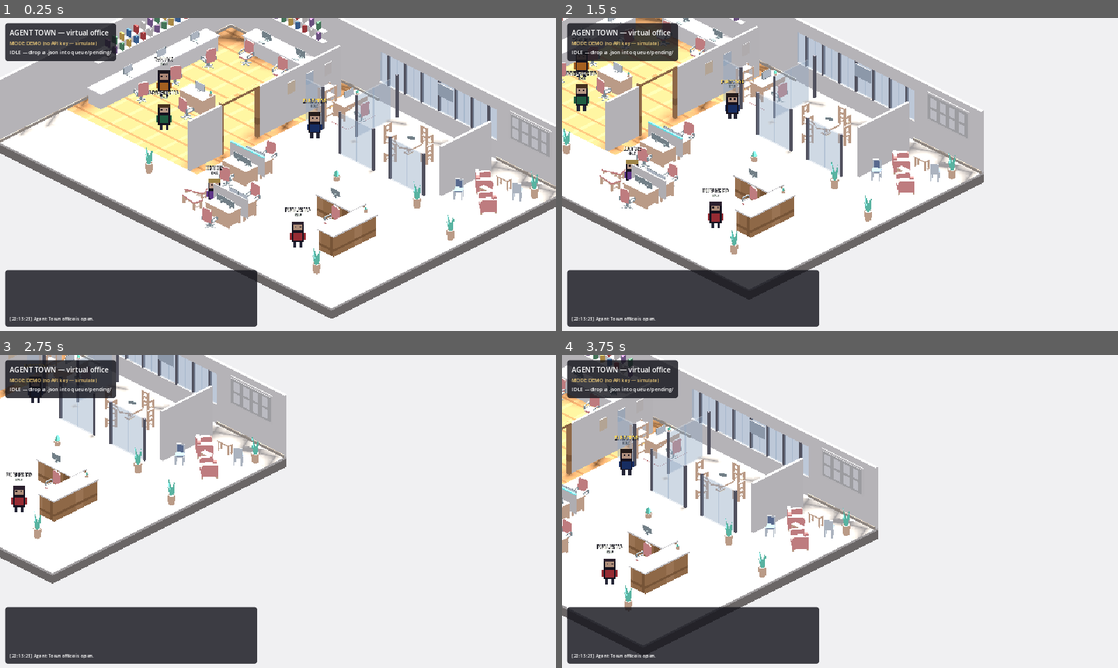
Above: before the commit, frames 1-4 (two rows, left to right).
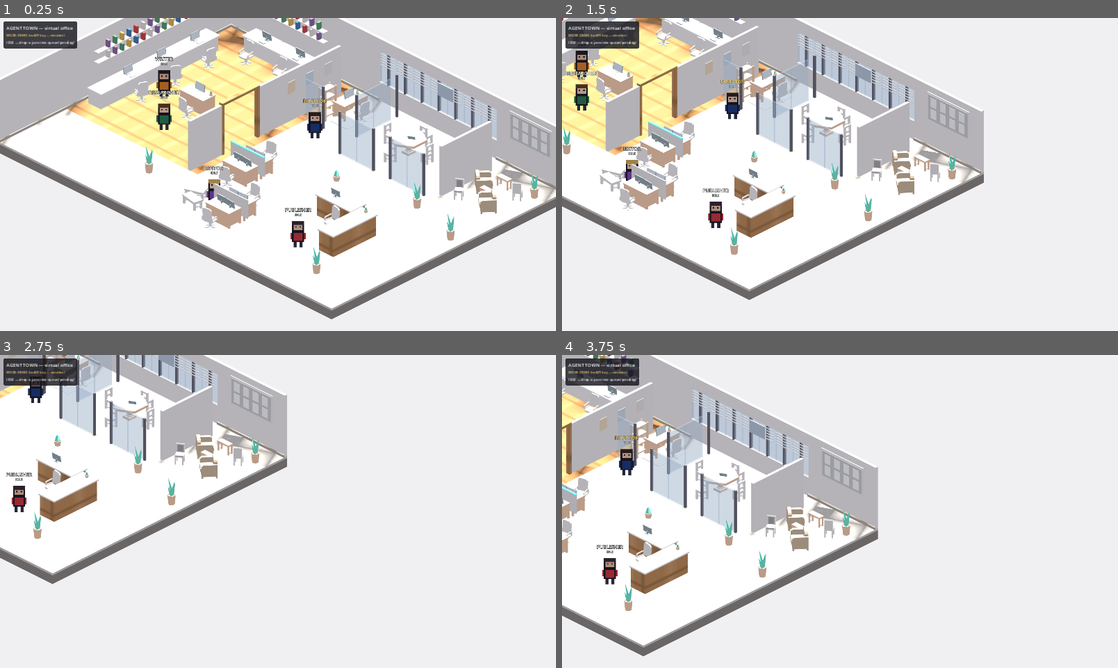
Above: after the commit, the same moments.

Repository: koji048/agent-town
Game: Godot game, scene res://scenes/main.tscn
The game is run twice, just before and just after one commit, with the same random seed, the same clock (stepped at 60 frames per second) and the same inputs.
Inputs (mouse positions are in pixels of both pictures, inside the frame that each line leads up to):
- Up to frame 1 (0.25 s): no input
- Up to frame 2 (1.5 s): tap Enter at 0.5 s; move the mouse to (962, 158) at 0.52 s; hold Right (ui_right) 0.53-1.28 s; click (962, 158) at 0.67 s; move the mouse to (728, 190) at 1.27 s; hold Down (ui_down) from 1.28 s (still down)
- Up to frame 3 (2.75 s): move the mouse to (333, 442) at 2.02 s; release Down (ui_down) at 2.03 s; hold Right (ui_right) from 2.03 s (still down)
- Up to frame 4 (3.75 s): move the mouse to (812, 574) at 2.77 s; release Right (ui_right) at 2.78 s; hold Up (ui_up) 2.78-3.53 s; click (812, 574) at 2.92 s; move the mouse to (1006, 558) at 3.52 s; hold Left (ui_left) from 3.53 s (still down)

The runs differ from the first frame. In frame 1, 16% of the frame differs, in the area x 0-100%, y 0-99%; in frame 2, 15%; in frame 3, 12%; in frame 4, 13%.

Commit message:
Visual quality pass: full HD, no pixel filter, palette recolor
- Native 1920x1080 render, MSAA 4x, smooth texture filtering (16-bit
  downscale removed per request)
- Kenney models auto-repainted to the reference white/oak/beige palette
  (light surfaces -> tint, dark parts -> steel)
- Soft sun shadows (angular distance), stronger SSAO, venetian blinds
  on all windows, meeting table height fixed

Diff:
--- a/project.godot
+++ b/project.godot
@@ -21,11 +21,7 @@
 
 [display]
 
-window/size/viewport_width=1280
-window/size/viewport_height=720
+window/size/viewport_width=1920
+window/size/viewport_height=1080
 window/stretch/mode="canvas_items"
 window/stretch/aspect="expand"
-
-[rendering]
-
-textures/canvas_textures/default_texture_filter=0
--- a/scripts/main.gd
+++ b/scripts/main.gd
@@ -18,12 +18,11 @@
 	# --- low-res 3D viewport (pixelated upscale for the 16-bit look)
 	var container := SubViewportContainer.new()
 	container.stretch = true
-	container.stretch_shrink = 2
+	container.stretch_shrink = 1  # native res — crisp archviz look
 	container.set_anchors_preset(Control.PRESET_FULL_RECT)
 	add_child(container)
 	var vp := SubViewport.new()
-	vp.msaa_3d = Viewport.MSAA_DISABLED
-	vp.screen_space_aa = Viewport.SCREEN_SPACE_AA_DISABLED
+	vp.msaa_3d = Viewport.MSAA_4X
 	container.add_child(vp)
 
 	var world := Node3D.new()
@@ -54,6 +53,8 @@
 	env.ambient_light_color = Color(0.72, 0.72, 0.76)
 	env.ambient_light_energy = 1.15
 	env.ssao_enabled = true
+	env.ssao_intensity = 3.0
+	env.ssao_radius = 1.5
 	var we := WorldEnvironment.new()
 	we.environment = env
 	world.add_child(we)
@@ -64,6 +65,7 @@
 	sun.light_color = Color(1.0, 0.97, 0.90)
 	sun.light_energy = 1.35
 	sun.shadow_enabled = true
+	sun.light_angular_distance = 2.5  # soft shadow edges
 	world.add_child(sun)
 
 	# --- isometric orthographic camera
@@ -150,7 +152,8 @@
 
 	var bottom := PanelContainer.new()
 	bottom.add_theme_stylebox_override("panel", _panel_style())
-	bottom.position = Vector2(12, 720 - 140)
+	bottom.set_anchors_preset(Control.PRESET_BOTTOM_LEFT)
+	bottom.position = Vector2(12, 1080 - 160)
 	var vb2 := VBoxContainer.new()
 	_log = Label.new()
 	_log.add_theme_font_size_override("font_size", 11)
--- a/scripts/office_3d.gd
+++ b/scripts/office_3d.gd
@@ -18,6 +18,18 @@
 
 var _mats: Dictionary = {}
 var _gltf_cache: Dictionary = {}
+
+# repaint Kenney models into the reference's white/oak/beige palette
+const TINT := {
+	"chairDesk": Color(0.93, 0.92, 0.89),
+	"chair": Color(0.93, 0.92, 0.89),
+	"chairModernCushion": Color(0.90, 0.89, 0.86),
+	"loungeChair": Color(0.80, 0.72, 0.60),
+	"loungeSofa": Color(0.80, 0.72, 0.60),
+	"benchCushionLow": Color(0.92, 0.91, 0.88),
+	"rugRectangle": Color(0.83, 0.81, 0.77),
+	"rugRound": Color(0.83, 0.81, 0.77),
+}
 
 const ROLE_ACCENT := {
 	"director": Color(0.85, 0.67, 0.24),
@@ -133,7 +145,6 @@
 	m.albedo_color = color
 	if not tex_path.is_empty():
 		m.albedo_texture = load(tex_path)
-		m.texture_filter = BaseMaterial3D.TEXTURE_FILTER_NEAREST
 	m.uv1_scale = uv_scale
 	m.roughness = 0.9
 	if emission != Color.BLACK:
@@ -189,8 +200,28 @@
 			-(aabb.position.x + aabb.size.x / 2.0) * s,
 			-aabb.position.y * s,
 			-(aabb.position.z + aabb.size.z / 2.0) * s)
+	if TINT.has(model):
+		_tint_meshes(node, TINT[model])
 	root.add_child(node)
 	return root
+
+
+## Repaint a model: light surfaces take the tint, dark parts become steel.
+func _tint_meshes(node: Node, tint: Color) -> void:
+	if node is MeshInstance3D:
+		var mi: MeshInstance3D = node
+		if mi.mesh:
+			for i in mi.mesh.get_surface_count():
+				var src := mi.mesh.surface_get_material(i)
+				if src is StandardMaterial3D:
+					var m: StandardMaterial3D = (src as StandardMaterial3D).duplicate()
+					if m.albedo_color.v > 0.45:
+						m.albedo_color = tint
+					else:
+						m.albedo_color = Color(0.32, 0.32, 0.35)
+					mi.set_surface_override_material(i, m)
+	for child in node.get_children():
+		_tint_meshes(child, tint)
 
 
 func _instantiate_glb(model: String) -> Node3D:
@@ -271,6 +302,11 @@
 	var glass := _mat("glass", Color(0.78, 0.88, 0.95, 0.35), "", Color.BLACK, true)
 	_box(glass_size, pos + Vector3(0, 1.65, 0), glass, self, false)
 	_box(mull_size, pos + Vector3(0, 1.65, 0), _mat("steel", Color(0.42, 0.42, 0.46)))
+	# venetian blinds over the top half of the glass
+	for i in 5:
+		var slat := Vector3(CELL - 0.12, 0.035, 0.02) if ne else Vector3(0.02, 0.035, CELL - 0.12)
+		var slat_off := Vector3(0, 2.32 - i * 0.13, WALL_T / 2.0 + 0.03) if ne else Vector3(WALL_T / 2.0 + 0.03, 2.32 - i * 0.13, 0)
+		_box(slat, pos + slat_off, _mat("blind", Color(0.90, 0.90, 0.88)), self, false)
 
 
 func _mural_run_index(row: String, gx: int) -> int:
@@ -364,8 +400,8 @@
 	# east dividing wall to the lounge
 	for wz2 in [1, 2, 3]:
 		_box(Vector3(0.14, 2.4, 1.0), Vector3(16.5, 1.2, wz2 + 0.5), wallwhite)
-	_prop("tableRound", 13.0, 2.4, 0, 1.15)
-	_prop("chair", 13.0, 1.3, 180, 1.0, 0.0, 0.9)
+	_prop("tableRound", 13.0, 2.4, 0, 1.0, 0.0, 0.74)
+	_prop("chair", 13.0, 1.35, 180, 1.0, 0.0, 0.9)
 	_prop("chair", 13.0, 3.5, 0, 1.0, 0.0, 0.9)
 	_prop("chair", 11.9, 2.4, 90, 1.0, 0.0, 0.9)
 	_prop("chair", 14.1, 2.4, 270, 1.0, 0.0, 0.9)
Binary file changed: docs/screenshot_3d.png
Not shown, changed: README.md
